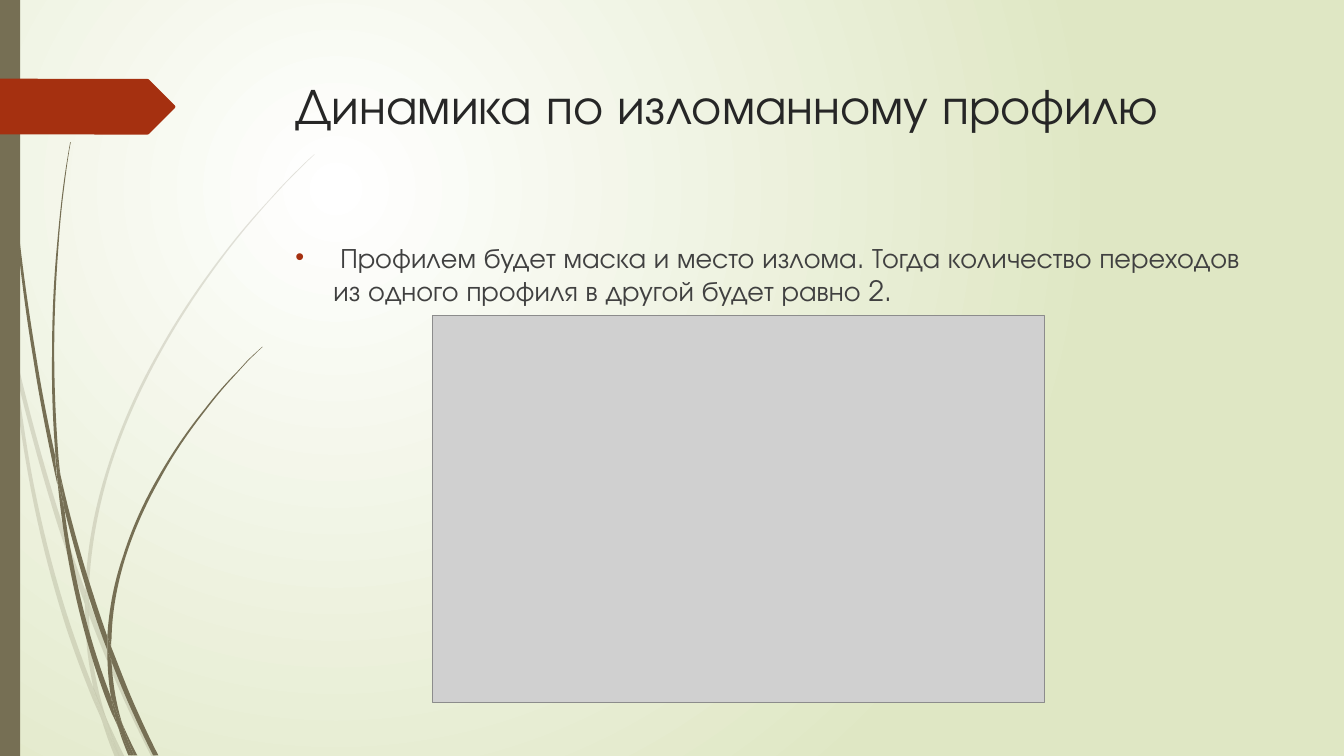
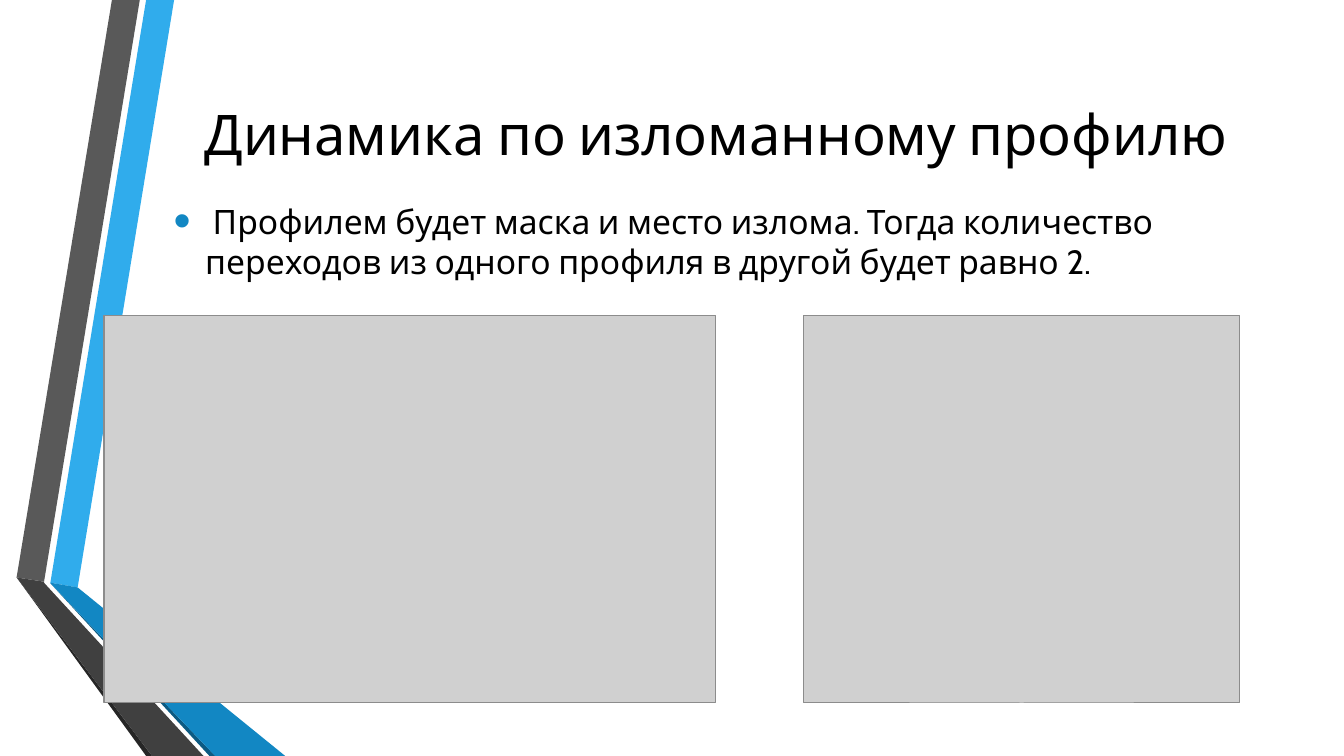
Before and after one commit to DmytroNazarenko/ProfileDynamic, a slide deck: slide 9 of Динамика по профилю.pptx (slide 6 before the commit). Drawn at 1344x756 pixels with LibreOffice and Linux fonts; fonts in the diff are those of the drawing; grey boxes stand for pictures; background and template pictures are left out. Boxes give left, top, right and bottom in pixels: in the first picture for what was removed or moved away, otherwise in the second. Text is boxed around its words. In the diff, an @@ line names an element or a change of style, - is before the commit and + after.

```diff
--- a/Динамика по профилю.pptx
+++ b/Динамика по профилю.pptx
@@ background gradient #FFFFFF to #DFE8C4 to picture (left out) @@
@@ rectangle removed at (x1=0, y1=0, x2=20, y2=756) @@
@@ freeform shape resized from (x1=51, y1=142, x2=71, y2=476) to (x1=16, y1=0, x2=139, y2=582) @@
@@ freeform shape at (x1=16, y1=0, x2=139, y2=582): fill #766F54 to #595959 @@
@@ freeform shape added at (x1=50, y1=0, x2=174, y2=588), fill #30ACEC @@
@@ title "Динамика по изломанному профилю" moved from (x1=296, y1=90, x2=1158, y2=133) to (x1=204, y1=112, x2=1227, y2=169) @@
@@ title "Динамика по изломанному профилю" at (x1=204, y1=112, x2=1227, y2=169): size 36 to 40 pt, font TeX Gyre Adventor to Cabin, text colour #262626 to #000000; alignment left to centre; vertical alignment top to middle @@
@@ freeform shape removed at (x1=0, y1=79, x2=175, y2=134) @@
@@ text "Профилем будет маска и место ..." moved from (x1=333, y1=249, x2=1240, y2=306) to (x1=205, y1=208, x2=1153, y2=282) @@
@@ text "Профилем будет маска и место ..." at (x1=205, y1=208, x2=1153, y2=282): size 20 to 24 pt, font TeX Gyre Adventor to Cabin, text colour #404040 to #000000; indent changed; bullet colour #A53010 to #1287C3; vertical alignment top to middle @@
@@ picture moved from (x1=434, y1=316, x2=1046, y2=703) to (x1=104, y1=316, x2=716, y2=703) @@
@@ picture added at (x1=804, y1=316, x2=1240, y2=704) @@
@@ freeform shape resized from (x1=85, y1=604, x2=106, y2=717) to (x1=16, y1=578, x2=151, y2=756) @@
@@ freeform shape at (x1=16, y1=578, x2=151, y2=756): fill #766F54 at 20% opacity to #262626 @@
@@ freeform shape added at (x1=16, y1=578, x2=203, y2=756), fill #404040 @@
@@ freeform shape resized from (x1=89, y1=601, x2=156, y2=756) to (x1=50, y1=584, x2=216, y2=756) @@
@@ freeform shape at (x1=50, y1=584, x2=216, y2=756): fill #766F54 at 20% opacity to #0C5A82 @@
@@ freeform shape added at (x1=50, y1=583, x2=285, y2=756), fill #1287C3 @@
@@ group removed at (x1=0, y1=154, x2=315, y2=756): 8 freeform shapes @@
@@ group removed at (x1=3, y1=0, x2=262, y2=756): 11 freeform shapes @@
```
Also in this commit, not shown: 6 other slides changed, 6 slides added.
